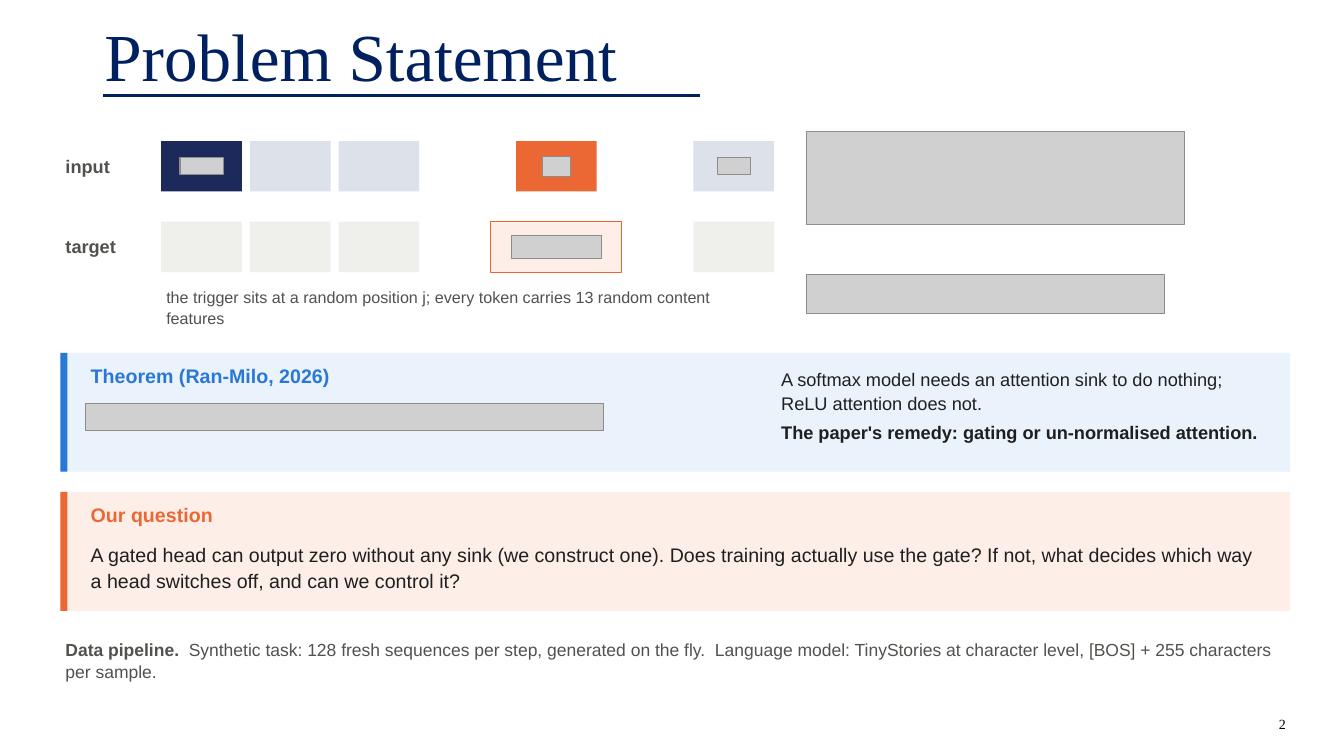
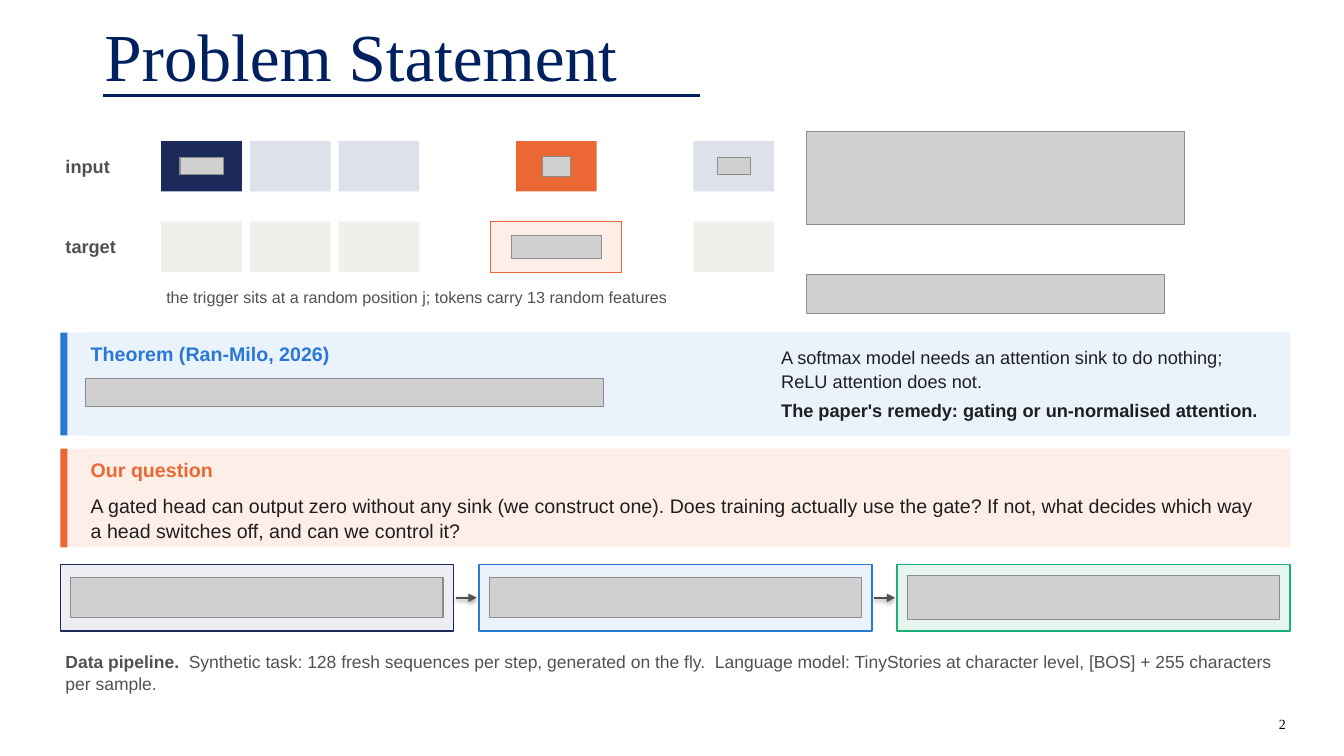
Before and after one commit to Adityakariwal/fllm-final-project, a slide deck: slide 2 of ppt/G28_presentation.pptx. Drawn at 1344x756 pixels with LibreOffice and Linux fonts; fonts in the diff are those of the drawing; grey boxes stand for pictures; background and template pictures are left out. Boxes give left, top, right and bottom in pixels: in the first picture for what was removed or moved away, otherwise in the second. Text is boxed around its words. In the diff, an @@ line names an element or a change of style, - is before the commit and + after.

```diff
--- a/ppt/G28_presentation.pptx
+++ b/ppt/G28_presentation.pptx
@@ text at [166,291,667,307]: text changed @@
-the trigger sits at a random position j; every token carries 13 random content features
+the trigger sits at a random position j; tokens carry 13 random features
@@ rectangle: place and size @@
-rectangle at [60,353,1291,472]
+rectangle at [60,333,1291,436]
@@ rectangle: place and size @@
-rectangle at [60,353,68,472]
+rectangle at [60,333,68,436]
@@ text "Theorem (Ran-Milo, 2026)": place and size @@
-text "Theorem (Ran-Milo, 2026)" at [91,368,329,387]
+text "Theorem (Ran-Milo, 2026)" at [91,346,329,365]
@@ text "A softmax model needs an ...": place and size @@
-text "A softmax model needs an ..." at [781,372,1258,443]
+text "A softmax model needs an ..." at [781,350,1258,421]
@@ picture: place and size @@
-picture at [86,403,604,431]
+picture at [86,379,604,406]
@@ rectangle: place and size @@
-rectangle at [60,492,1291,611]
+rectangle at [60,449,1291,547]
@@ rectangle: place and size @@
-rectangle at [60,492,68,611]
+rectangle at [60,449,68,547]
@@ text "Our question": place and size @@
-text "Our question" at [91,508,213,526]
+text "Our question" at [91,463,213,481]
@@ text "A gated head can output ...": place and size @@
-text "A gated head can output ..." at [91,547,1252,591]
+text "A gated head can output ..." at [91,498,1252,541]
@@ rectangle added at [60,565,454,631], fill #ECEEF4, outline #1B2A5A 1.25 pt @@
@@ rectangle added at [479,565,872,631], fill #EAF2FC, outline #2A78D6 1.25 pt @@
@@ rectangle added at [897,565,1291,631], fill #E6F6EF, outline #1BAF7A 1.25 pt @@
@@ picture added at [71,578,443,617] @@
@@ arrow added from (456, 598) to (477, 598), #52514E 1.5 pt @@
@@ picture added at [489,578,861,618] @@
@@ arrow added from (874, 598) to (895, 598), #52514E 1.5 pt @@
@@ picture added at [907,576,1279,619] @@
@@ text "Data pipeline. Synthetic task: 128 ...": place and size @@
-text "Data pipeline. Synthetic task: 128 ..." at [65,643,1271,682]
+text "Data pipeline. Synthetic task: 128 ..." at [65,655,1271,694]
```
Also in this commit, not shown: 2 other slides changed, 2 other files.
